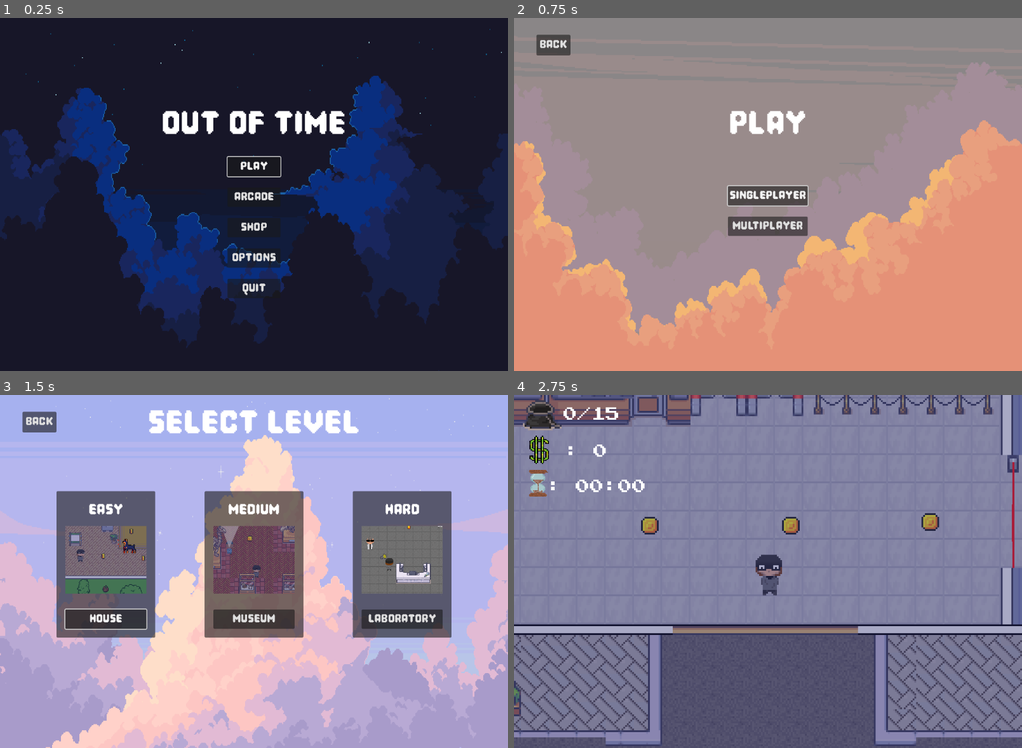
Above: before the commit, frames 1-4 (two rows, left to right).
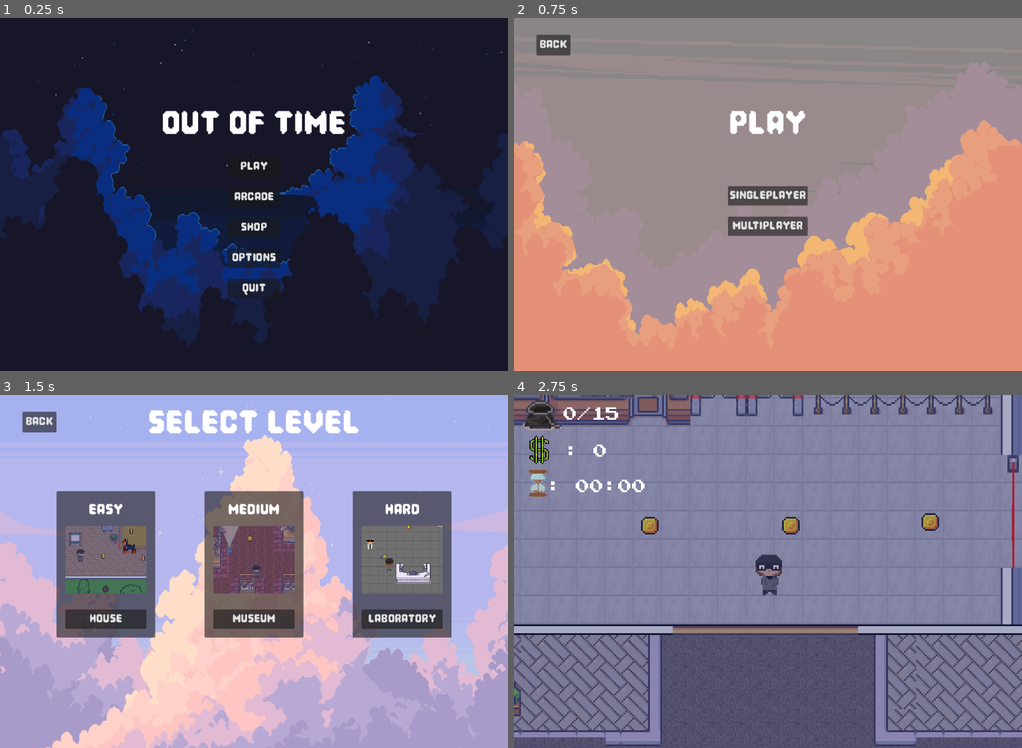
Above: after the commit, the same moments.

Repository: JaviMtz02/SeniorProject2025
Game: Godot game, scene res://Scenes/Menus/start_menu.tscn
The game is run twice, just before and just after one commit, with the same random seed, the same clock (stepped at 60 frames per second) and the same inputs.
Inputs:
- Up to frame 1 (0.25 s): no input
- Up to frame 2 (0.75 s): click "play" at 0.5 s
- Up to frame 3 (1.5 s): click "Singleplayer" at 1.25 s
- Up to frame 4 (2.75 s): click "Museum" at 2 s

The runs differ from the first frame. In frame 1, 0.1% of the frame differs, in the area x 44-56%, y 39-46%; in frame 2, 0.1%; in frame 3, 0.1%, in the area x 12-29%, y 60-67%; in frame 4, nothing differs.

Commit message:
Get rid of this for now

Diff:
--- a/Scripts/grab_focus.gd
+++ b/Scripts/grab_focus.gd
@@ -1,4 +1,4 @@
 extends Button
 
-func _ready() -> void:
-	grab_focus()
+#func _ready() -> void:
+	#grab_focus()
